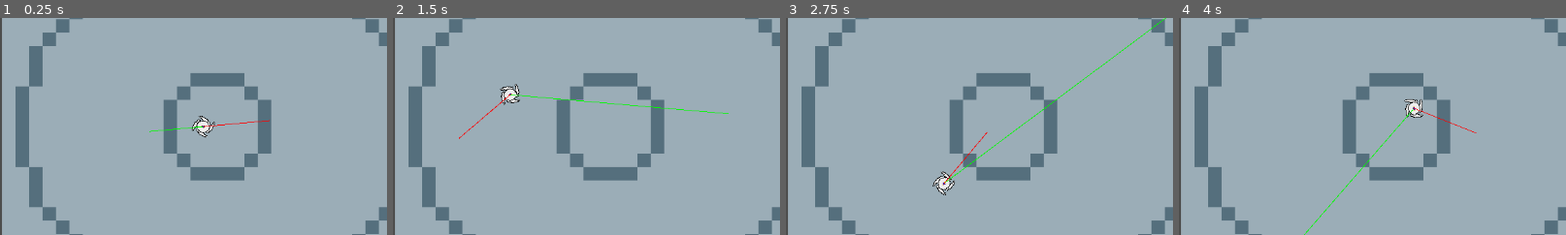
Above: before the commit, frames 1-4 (left to right).
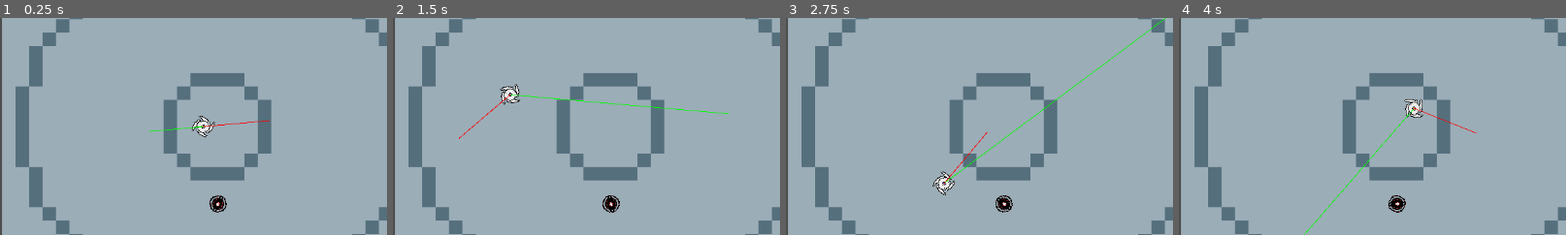
Above: after the commit, the same moments.

Repository: pablopenna/banebabe
Game: Godot game, scene res://scenes/main.tscn
The game is run twice, just before and just after one commit, with the same random seed, the same clock (stepped at 60 frames per second) and the same inputs.
Inputs (mouse positions are % of the whole screen's width and height, from its top left):
- Up to frame 1 (0.25 s): no input
- Up to frame 2 (1.5 s): move the mouse to (72, 45) at 0.52 s; hold Space (player_accelerate) 0.53-1.28 s; move the mouse to (30, 55) at 1.27 s
- Up to frame 3 (2.75 s): move the mouse to (60, 28) at 2.02 s; hold Space (player_accelerate) from 2.03 s (still down)
- Up to frame 4 (4 s): move the mouse to (45, 70) at 2.77 s; move the mouse to (80, 65) at 3.52 s; release Space (player_accelerate) at 3.53 s
The pictures show only the part of the screen within x 23-73%, y 25-75%; the shares and areas given below are measured in that part.

The runs differ from the first frame. In frame 1, 0.3% of the frame differs, in the area x 51-59%, y 47-90%; in frame 2, 0.3%; in frame 3, 0.3%; in frame 4, 0.3%, in the area x 54-62%, y 39-90%.

Commit message:
add dummy banebabe

Diff:
--- a/scenes/banebabe/banebabe.tscn
+++ b/scenes/banebabe/banebabe.tscn
@@ -1,7 +1,7 @@
 [gd_scene load_steps=8 format=3 uid="uid://bpq1mlsart0hp"]
 
-[ext_resource type="Texture2D" uid="uid://c72yx0qa5g0x2" path="res://art/babeblade_v1.png" id="1_bq1d8"]
 [ext_resource type="Script" path="res://scenes/banebabe/banebabe.gd" id="1_ld43e"]
+[ext_resource type="Texture2D" uid="uid://euickqpmtmpm" path="res://art/babeblade_v1_2.png" id="2_44ef7"]
 [ext_resource type="Script" path="res://scenes/banebabe/rotating_sprite.gd" id="3_7qnj8"]
 [ext_resource type="Script" path="res://scenes/banebabe/debug_lines.gd" id="4_4a12j"]
 [ext_resource type="Script" path="res://scenes/banebabe/clash_audio.gd" id="5_888dc"]
@@ -16,7 +16,7 @@
 script = ExtResource("1_ld43e")
 
 [node name="Sprite2D" type="Sprite2D" parent="."]
-texture = ExtResource("1_bq1d8")
+texture = ExtResource("2_44ef7")
 script = ExtResource("3_7qnj8")
 
 [node name="CollisionShape2D" type="CollisionShape2D" parent="."]
--- /dev/null
+++ b/scenes/banebabe/dummy/dummy.gd
@@ -0,0 +1,4 @@
+class_name Dummy extends Banebabe
+
+func get_target_direction() -> Vector2:
+	return Vector2.ZERO
--- /dev/null
+++ b/scenes/banebabe/dummy/dummy.tscn
@@ -0,0 +1,32 @@
+[gd_scene load_steps=8 format=3 uid="uid://bnvl1vij2xxj8"]
+
+[ext_resource type="Script" path="res://scenes/banebabe/dummy/dummy.gd" id="1_agltt"]
+[ext_resource type="Texture2D" uid="uid://bhbeafvw1l6vy" path="res://art/babeblade_v2.png" id="2_4524w"]
+[ext_resource type="Script" path="res://scenes/banebabe/rotating_sprite.gd" id="3_amq57"]
+[ext_resource type="Script" path="res://scenes/banebabe/debug_lines.gd" id="4_ids56"]
+[ext_resource type="AudioStream" uid="uid://dupfm5ovu1tmx" path="res://sfx/metal-clang-sound-81634.mp3" id="5_lxtml"]
+[ext_resource type="Script" path="res://scenes/banebabe/clash_audio.gd" id="6_gbcdn"]
+
+[sub_resource type="CircleShape2D" id="CircleShape2D_omwoe"]
+radius = 18.0278
+
+[node name="Dummy" type="CharacterBody2D"]
+motion_mode = 1
+wall_min_slide_angle = 0.0
+script = ExtResource("1_agltt")
+
+[node name="Sprite2D" type="Sprite2D" parent="."]
+texture = ExtResource("2_4524w")
+script = ExtResource("3_amq57")
+
+[node name="CollisionShape2D" type="CollisionShape2D" parent="."]
+shape = SubResource("CircleShape2D_omwoe")
+
+[node name="DebugLines" type="Node2D" parent="." node_paths=PackedStringArray("banebabe")]
+script = ExtResource("4_ids56")
+banebabe = NodePath("..")
+
+[node name="ClashAudio" type="AudioStreamPlayer2D" parent="." node_paths=PackedStringArray("banebabe")]
+stream = ExtResource("5_lxtml")
+script = ExtResource("6_gbcdn")
+banebabe = NodePath("..")
--- a/scenes/main.tscn
+++ b/scenes/main.tscn
@@ -1,7 +1,8 @@
-[gd_scene load_steps=3 format=3 uid="uid://bqh84kuvdu75i"]
+[gd_scene load_steps=4 format=3 uid="uid://bqh84kuvdu75i"]
 
 [ext_resource type="PackedScene" uid="uid://c7r7qwxwce1oc" path="res://scenes/ring.tscn" id="1_1551y"]
 [ext_resource type="PackedScene" uid="uid://bpq1mlsart0hp" path="res://scenes/banebabe/banebabe.tscn" id="2_nc6t7"]
+[ext_resource type="PackedScene" uid="uid://bnvl1vij2xxj8" path="res://scenes/banebabe/dummy/dummy.tscn" id="3_oua5a"]
 
 [node name="Main" type="Node2D"]
 
@@ -9,3 +10,6 @@
 
 [node name="Banebabe" parent="." instance=ExtResource("2_nc6t7")]
 position = Vector2(587, 323)
+
+[node name="Dummy" parent="." instance=ExtResource("3_oua5a")]
+position = Vector2(588, 440)
Binary file changed: art/babeblade_v1.aseprite
Binary file added: art/babeblade_v1_2.png
Not shown, added: art/babeblade_v1_2.png.import
Binary file added: art/babeblade_v2.png
Not shown, added: art/babeblade_v2.png.import
